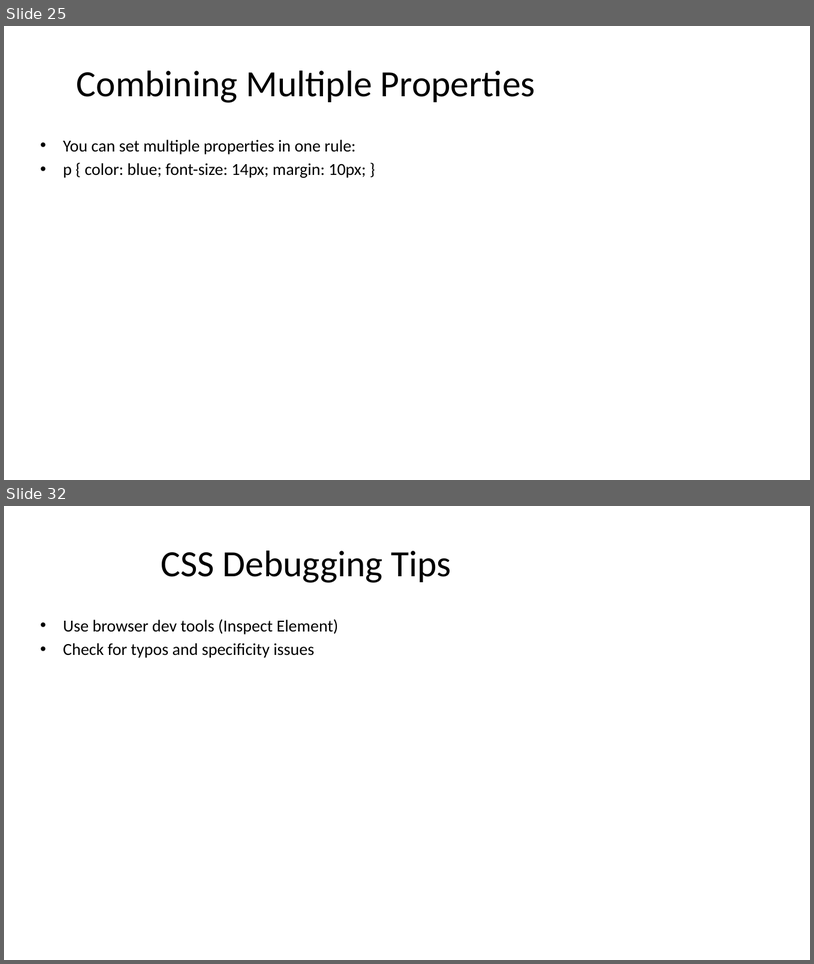
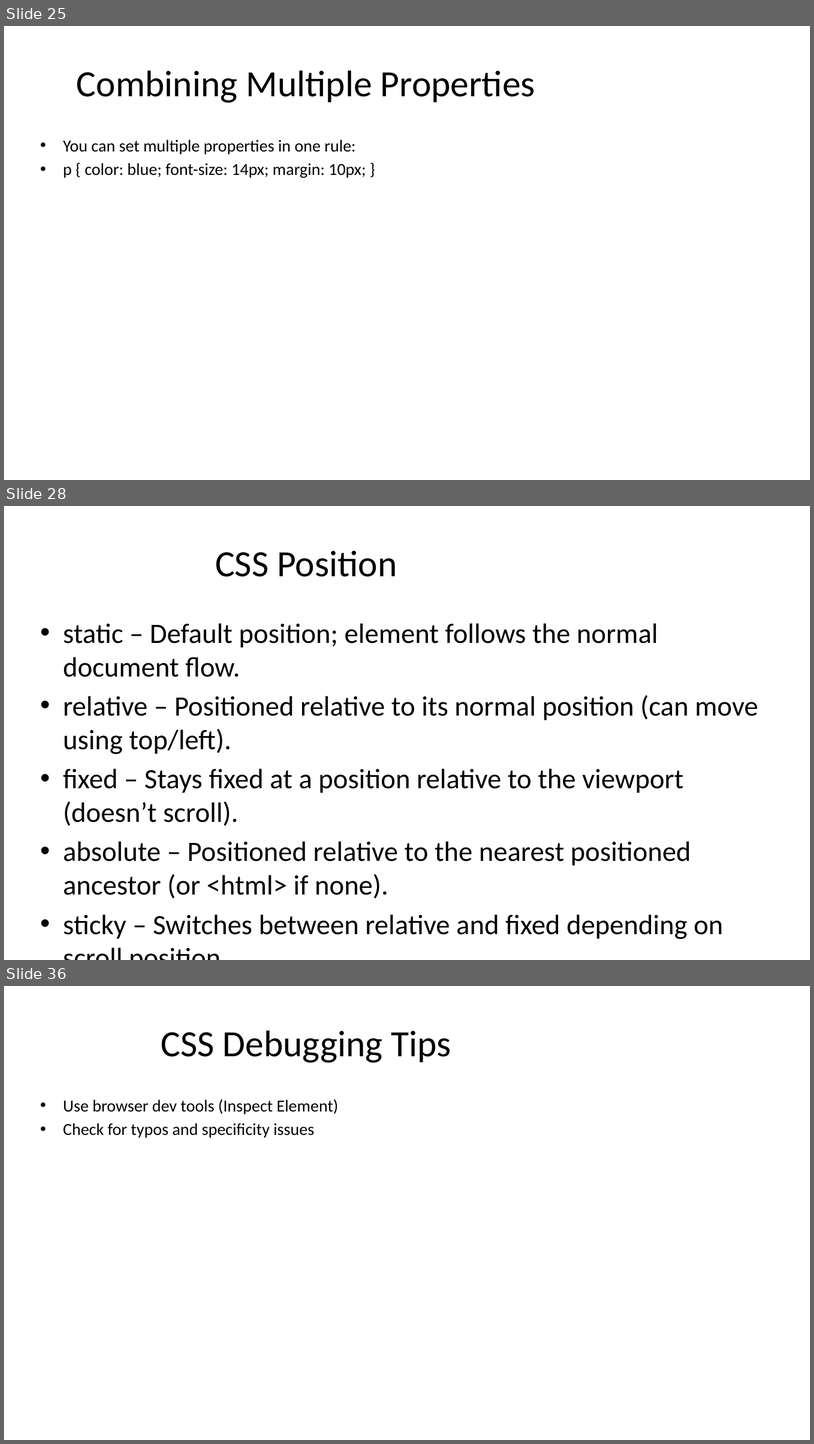
Before and after one commit to gauravog7/Intro-to-Web-Tech, a slide deck: CSS_Unit_2.pptx. Shown one above the other, each under a label of ours: slides 25 and 32 before the commit, slides 25, 28 and 36 after it; the slides between them are not shown. The pictures are 814x964 and 814x1444 pixels, drawn with LibreOffice and Linux fonts; fonts in the diff are those of the drawing. Boxes give left, top, right and bottom in pixels: in the first picture for what was removed or moved away, otherwise in the second. Text is boxed around its words. In the diff, an @@ line names an element or a change of style, - is before the commit and + after.

```diff
--- a/CSS_Unit_2.pptx
+++ b/CSS_Unit_2.pptx
@@ slide 28 added at [4, 506, 810, 960], background #FFFFFF @@
@@ title added at [215, 550, 397, 577], 44 pt, text #000000 @@
+CSS Position
@@ text added at [63, 623, 759, 939], 33.3 pt, text #000000 @@
+• static – Default position; element follows the normal document flow.
+• relative – Positioned relative to its normal position (can move using top/left).
+• fixed – Stays fixed at a position relative to the viewport (doesn’t scroll).
+• absolute – Positioned relative to the nearest positioned ancestor (or <html> if none).
+• sticky – Switches between relative and fixed depending on scroll position.
@@ what was slide 32 is now slide 36 @@
```
Also in this commit, not shown: 3 slides changed, 6 other slides added, 7 slides removed.
